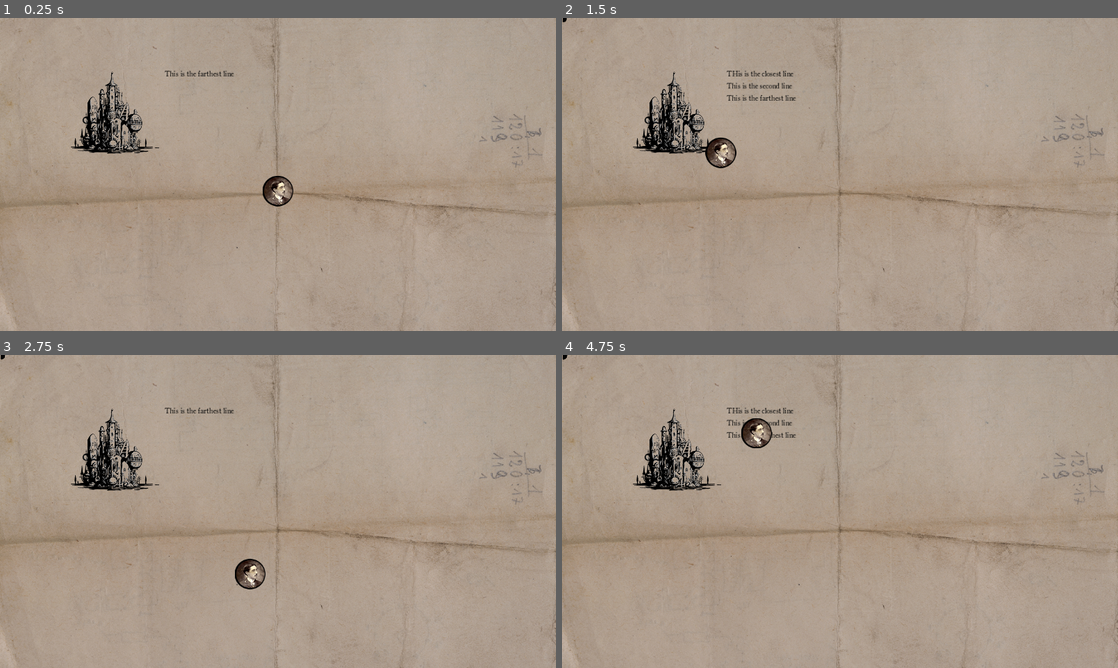
Above: before the commit, frames 1-4 (two rows, left to right).
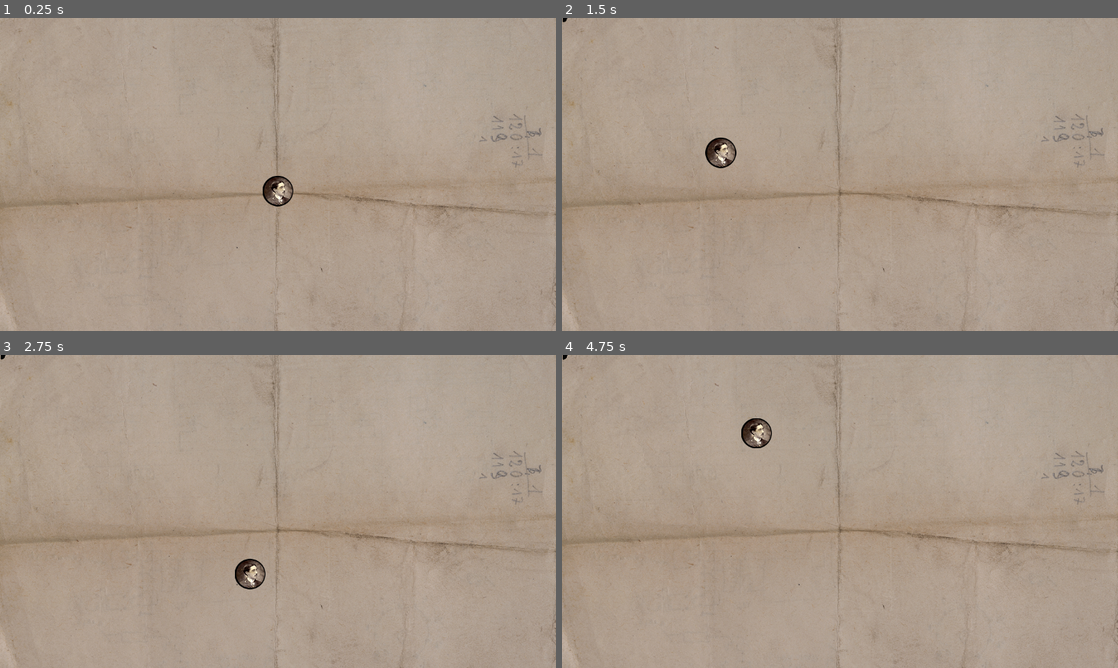
Above: after the commit, the same moments.

Repository: TicklesTheBrain/CardBuilder
Game: Godot game, scene res://scenes/map.tscn
Same seed, same stepped clock (60 frames per second), same inputs: the game is played once before the commit and once after it. This scene is started directly instead of the project's main scene.
Inputs (mouse positions are in pixels of both pictures, inside the frame that each line leads up to):
- Up to frame 1 (0.25 s): no input
- Up to frame 2 (1.5 s): tap Enter (endTravel) at 0.5 s; drag from (840, 190) to (673, 111) at 0.52 s; tap Space at 1.25 s; drag from (673, 111) to (812, 237) at 1.27 s
- Up to frame 3 (2.75 s): tap Enter (endTravel) at 2 s; move the mouse to (333, 442) at 2.02 s; hold Enter (endTravel) from 2.03 s (still down); click (333, 442) at 2.17 s
- Up to frame 4 (4.75 s): release Enter (endTravel) at 2.75 s; tap Space at 2.75, 4.25 s; drag from (812, 574) to (673, 464) at 2.77 s; tap Enter (endTravel) at 3.5 s; move the mouse to (1006, 558) at 3.52 s; hold Enter (endTravel) 3.53-4.25 s; click (1006, 558) at 3.67 s; drag from (673, 464) to (756, 433) at 4.27 s

The runs differ from the first frame. In frame 1, 1.5% of the frame differs, in the area x 12-43%, y 16-44%; in frame 2, 1.7%, in the area x 0-43%, y 0-44%; in frame 3, 1.5%; in frame 4, 1.6%.
Error before the commit: Invalid access of index '0' on a base object of type: 'PackedVector2Array'. (res://interfaceStuff/lineDrawer.gd:14)
Error after the commit: Invalid access to property or key 'finished' on a base object of type 'Node2D (MultilineDrawer)'. (res://mapStuff/map_scene.gd:55)

Commit message:
working on structure setup

Diff:
--- a/events.gd
+++ b/events.gd
@@ -8,3 +8,5 @@
 signal gameStateChange()
 signal newTopMessageRequested(messageText: String)
 signal hideTopMessages()
+signal textChoiceClicked(textLabel: Label)
+signal nextStep(step: StructureStep)
--- a/main.gd
+++ b/main.gd
@@ -6,25 +6,59 @@
 
 @export var gamePacked: PackedScene
 @export var textScenePacked: PackedScene
+@export var mapScenePacked: PackedScene
+
+var currentStructure: Array[StructureStep] = []
+var activatedStep: StructureStep
 
 func _ready():
-    for step in structure:
+	currentStructure = structure.duplicate()
+	Events.nextStep.connect(receiveActivatedStep)
+	processStructure()
 
-        if step is MatchStep:
+func processStructure():
 
-            var newMatch = gamePacked.instantiate() as Game
-            newMatch.setupMatch(step)
-            newMatch.setupPlayer(player)
-            add_child(newMatch)
-            newMatch.startMatch()
-            await newMatch.complete
-            newMatch.queue_free()
+	if activatedStep != null:
+		var step = activatedStep
+		activatedStep = null
+		await processStep(step)
 
-        elif step is StepText:
+	elif currentStructure.size() > 0:
+		var step = currentStructure.pop_front()
+		await processStep(step)
 
-            var newText = textScenePacked.instantiate() as TextScene
-            newText.setup(step)
-            add_child(newText)
-            newText.showText()
-            await newText.complete
-            newText.queue_free()
+	if activatedStep != null or currentStructure.size() > 0:
+		processStructure()
+
+func receiveActivatedStep(step: StructureStep):
+	activatedStep = step
+
+func processStep(step: StructureStep):
+
+	if step is MatchStep:
+
+		var newMatch = gamePacked.instantiate() as Game
+		newMatch.setupMatch(step)
+		newMatch.setupPlayer(player)
+		add_child(newMatch)
+		newMatch.startMatch()
+		await newMatch.complete
+		newMatch.queue_free()
+
+	elif step is StepText:
+
+		var newText = textScenePacked.instantiate() as TextScene
+		newText.setup(step)
+		add_child(newText)
+		newText.showText()
+		await newText.complete
+		newText.queue_free()
+
+	elif step is MapStep:
+
+		var newMap = mapScenePacked.instantiate() as MapScene
+		newMap.setupMap(step)
+		add_child(newMap)
+		newMap.start()
+		await newMap.complete
+		newMap.queue_free()
--- a/mapStuff/map_scene.gd
+++ b/mapStuff/map_scene.gd
@@ -4,30 +4,46 @@
 @export var movablePawn: MapPawn
 @export var drawer: MultilineDrawer
 @export var pois: Array[MapPOI] = []
+@export var poiMarkersRoot: Node2D
+var myStep: MapStep
+
+signal finished()
 
 func _input(event):
 	if event.is_action_pressed("endTravel"):
 		drawTravelLine()
 
-func setupMap():
+func setupMap(mapStep: MapStep):
+	myStep = mapStep
 	var layerID = 2
-	for poi in pois:
+	var markerCounter = 0
+	for packedPoi in mapStep.mapPoiScenes:
+
+		var pos = poiMarkersRoot.get_child(markerCounter).position
+		markerCounter +=1
+
+		var poi = packedPoi.instantiate() as MapPOI
+		add_child(poi)
+		pois.push_back(poi)
+		poi.position = pos
 		poi.pawnEntered.connect(choiceIsMade.bind(poi))
 		poi.setCollisionLayer(layerID)
 		movablePawn.addNewRayCast(poi)
 		layerID += 1
-
-func _ready():
-	setupMap()
 
 func _process(_delta):
 	movablePawn.reportDistanceToPOIs()
 
 func choiceIsMade(whatPOI: MapPOI):
 	print('choice is made ', whatPOI)
-	drawTravelLine()
+	await drawTravelLine()
+
+	var choiceId = pois.find(whatPOI)
+	Events.nextStep.emit(myStep.resultSteps[choiceId])
+	finished.emit()
 
 func drawTravelLine():
+
 	print('end travel triggered')
 	var newLine = Line2D.new()
 	for vec in movablePawn.lines:
@@ -36,3 +52,4 @@
 	newLine.visible = false
 	drawer.lines.push_back(newLine)
 	drawer.startDraw()
+	await drawer.finished
--- /dev/null
+++ b/scenes/ChoiceTextOption.gd
@@ -0,0 +1,18 @@
+extends Label
+class_name ChoiceTextOption
+
+@export var mouseOverColor: Color
+@export var regularColor: Color
+
+func _gui_input(event):
+	# print('input event triggered', event)
+	if event is InputEventMouseButton and event.is_pressed():
+		Events.textChoiceClicked.emit(self)
+
+func _on_mouse_exited():
+	set("theme_override_colors/font_color", regularColor)
+
+
+
+func _on_mouse_entered():
+	set("theme_override_colors/font_color", mouseOverColor)
--- a/scenes/card.tscn
+++ b/scenes/card.tscn
@@ -1,16 +1,16 @@
 [gd_scene load_steps=16 format=3 uid="uid://d1lj52mw7mxay"]
 
-[ext_resource type="Script" path="res://interfaceStuff/cardDisplay.gd" id="1_lql06"]
-[ext_resource type="Script" path="res://interfaceStuff/cardDisplayBody.gd" id="2_b8cjq"]
-[ext_resource type="Texture2D" uid="uid://dubifh6y4x64n" path="res://assets/cardBacks/RedA.png" id="2_fj55x"]
-[ext_resource type="Texture2D" uid="uid://yjm7ihicna6h" path="res://assets/cardFrontBackground.png" id="2_tn07i"]
-[ext_resource type="Texture2D" uid="uid://d3folp8lwgh43" path="res://assets/cardBacks/RedB.png" id="3_trcic"]
-[ext_resource type="Texture2D" uid="uid://dwl1cp7bo0kfv" path="res://assets/cardBacks/RedC.png" id="4_m25as"]
-[ext_resource type="Texture2D" uid="uid://qdvhbpitgkht" path="res://assets/cardBacks/RedD.png" id="5_1je0t"]
-[ext_resource type="Texture2D" uid="uid://54woxe8d5xmh" path="res://assets/cardBacks/BlueA.png" id="6_pfduv"]
-[ext_resource type="Texture2D" uid="uid://b3h7ea8cdt5be" path="res://assets/cardBacks/BlueB.png" id="7_da838"]
-[ext_resource type="Texture2D" uid="uid://bla3ernwtj6x" path="res://assets/cardBacks/BlueC.png" id="8_uifly"]
-[ext_resource type="Texture2D" uid="uid://8xme0g568yvc" path="res://assets/cardBacks/BlueD.png" id="9_yf1aw"]
+[ext_resource type="Script" path="res://interfaceStuff/cardDisplay.gd" id="1_y50h6"]
+[ext_resource type="Texture2D" uid="uid://dubifh6y4x64n" path="res://assets/cardBacks/RedA.png" id="2_tun0c"]
+[ext_resource type="Texture2D" uid="uid://d3folp8lwgh43" path="res://assets/cardBacks/RedB.png" id="3_8rldm"]
+[ext_resource type="Texture2D" uid="uid://dwl1cp7bo0kfv" path="res://assets/cardBacks/RedC.png" id="4_fwbsk"]
+[ext_resource type="Texture2D" uid="uid://qdvhbpitgkht" path="res://assets/cardBacks/RedD.png" id="5_xjduq"]
+[ext_resource type="Texture2D" uid="uid://54woxe8d5xmh" path="res://assets/cardBacks/BlueA.png" id="6_ethuo"]
+[ext_resource type="Texture2D" uid="uid://b3h7ea8cdt5be" path="res://assets/cardBacks/BlueB.png" id="7_8jna1"]
+[ext_resource type="Texture2D" uid="uid://bla3ernwtj6x" path="res://assets/cardBacks/BlueC.png" id="8_jo8c6"]
+[ext_resource type="Texture2D" uid="uid://8xme0g568yvc" path="res://assets/cardBacks/BlueD.png" id="9_v0j7p"]
+[ext_resource type="Texture2D" uid="uid://yjm7ihicna6h" path="res://assets/cardFrontBackground.png" id="10_ccyml"]
+[ext_resource type="Script" path="res://interfaceStuff/cardDisplayBody.gd" id="11_d34wg"]
 
 [sub_resource type="StyleBoxFlat" id="StyleBoxFlat_ff4vj"]
 bg_color = Color(0, 0, 0, 0.482353)
--- a/scenes/main.tscn
+++ b/scenes/main.tscn
@@ -15,6 +15,8 @@
 script = ExtResource("7_5m8gi")
 listOfStrings = Array[String](["Hello.", "Take a seat.", "The game will begin shortly."])
 buttonWait = true
+isOption = Array[bool]([])
+optionOutcomes = Array[Resource("res://structurestuff/structureStep.gd")]([])
 
 [sub_resource type="Resource" id="Resource_7fusg"]
 script = ExtResource("2_hj1u8")
--- a/scenes/map.tscn
+++ b/scenes/map.tscn
@@ -1,25 +1,19 @@
-[gd_scene load_steps=11 format=3 uid="uid://1uvg5mnu5p6a"]
+[gd_scene load_steps=7 format=3 uid="uid://1uvg5mnu5p6a"]
 
 [ext_resource type="Texture2D" uid="uid://cmxughgxdma3o" path="res://assets/folded_paper.jpg" id="1_bufcv"]
 [ext_resource type="Script" path="res://mapStuff/map_scene.gd" id="1_w4d8i"]
 [ext_resource type="Texture2D" uid="uid://cahtf1jqffufe" path="res://assets/portraits/small/character_portrait_small.png" id="2_btead"]
 [ext_resource type="Script" path="res://mapStuff/MapPawn.gd" id="3_knjbm"]
-[ext_resource type="Texture2D" uid="uid://drh26vaqmng8n" path="res://assets/map_objects/POI1.png" id="3_sti20"]
-[ext_resource type="Script" path="res://mapStuff/mapPOI.gd" id="6_1dkrl"]
-[ext_resource type="FontFile" uid="uid://d3orine1p7k7d" path="res://fonts/OLDSH___.TTF" id="7_4dq0f"]
 [ext_resource type="PackedScene" uid="uid://060rnm2tqbqh" path="res://scenes/multiLineDrawer.tscn" id="8_b7dn0"]
 
 [sub_resource type="CircleShape2D" id="CircleShape2D_3a74q"]
 radius = 36.0
 
-[sub_resource type="RectangleShape2D" id="RectangleShape2D_iw8jb"]
-size = Vector2(217, 200)
-
-[node name="Map" type="Node2D" node_paths=PackedStringArray("movablePawn", "drawer", "pois")]
+[node name="Map" type="Node2D" node_paths=PackedStringArray("movablePawn", "drawer", "poiMarkersRoot")]
 script = ExtResource("1_w4d8i")
 movablePawn = NodePath("MovableThing")
 drawer = NodePath("MultiLineDrawer")
-pois = [NodePath("mapPOI")]
+poiMarkersRoot = NodePath("POI_positions")
 
 [node name="BackGround" type="Sprite2D" parent="."]
 position = Vector2(638, 392)
@@ -74,43 +68,19 @@
 position = Vector2(32, 32)
 shape = SubResource("CircleShape2D_3a74q")
 
-[node name="mapPOI" type="TextureRect" parent="." node_paths=PackedStringArray("collisionArea", "infoLineLabelProto")]
-offset_left = 163.0
-offset_top = 124.0
-offset_right = 367.385
-offset_bottom = 312.0
-mouse_filter = 2
-texture = ExtResource("3_sti20")
-expand_mode = 3
-stretch_mode = 5
-script = ExtResource("6_1dkrl")
-collisionArea = NodePath("poiCollision")
-infoThreshold = 100.0
-infoLines = Array[String](["THis is the closest line", "This is the second line", "This is the farthest line"])
-infoLineLabelProto = NodePath("InfoLines/Lines/SingleLine")
+[node name="POI_positions" type="Node2D" parent="."]
 
-[node name="poiCollision" type="Area2D" parent="mapPOI"]
+[node name="POI position" type="Marker2D" parent="POI_positions"]
+position = Vector2(122, 109)
 
-[node name="CollisionShape2D" type="CollisionShape2D" parent="mapPOI/poiCollision"]
-position = Vector2(98.5, 90)
-shape = SubResource("RectangleShape2D_iw8jb")
+[node name="POI position2" type="Marker2D" parent="POI_positions"]
+position = Vector2(894, 104)
 
-[node name="InfoLines" type="Node2D" parent="mapPOI"]
-position = Vector2(216, -9)
-metadata/_edit_group_ = true
+[node name="POI position3" type="Marker2D" parent="POI_positions"]
+position = Vector2(115, 528)
 
-[node name="Lines" type="VBoxContainer" parent="mapPOI/InfoLines"]
-offset_right = 40.0
-offset_bottom = 40.0
-
-[node name="SingleLine" type="Label" parent="mapPOI/InfoLines/Lines"]
-visible = false
-layout_mode = 2
-theme_override_colors/font_color = Color(0, 0, 0, 1)
-theme_override_fonts/font = ExtResource("7_4dq0f")
-theme_override_font_sizes/font_size = 16
-text = "This is an ominous looking place"
+[node name="POI position4" type="Marker2D" parent="POI_positions"]
+position = Vector2(792, 526)
 
 [connection signal="mouse_entered" from="MovableThing/Collision" to="MovableThing" method="maskMouseEntered"]
 [connection signal="mouse_exited" from="MovableThing/Collision" to="MovableThing" method="maskMouseExited"]
-[connection signal="area_entered" from="mapPOI/poiCollision" to="mapPOI" method="_on_poi_collision_area_entered"]
--- /dev/null
+++ b/scenes/map_poi.tscn
@@ -0,0 +1,44 @@
+[gd_scene load_steps=5 format=3 uid="uid://cuc4k85k1p8r6"]
+
+[ext_resource type="Texture2D" uid="uid://drh26vaqmng8n" path="res://assets/map_objects/POI1.png" id="1_y3plt"]
+[ext_resource type="Script" path="res://mapStuff/mapPOI.gd" id="2_xw1r6"]
+[ext_resource type="FontFile" uid="uid://d3orine1p7k7d" path="res://fonts/OLDSH___.TTF" id="3_76ppl"]
+
+[sub_resource type="RectangleShape2D" id="RectangleShape2D_iw8jb"]
+size = Vector2(217, 200)
+
+[node name="mapPOI" type="TextureRect" node_paths=PackedStringArray("infoLineLabelProto")]
+offset_right = 204.385
+offset_bottom = 188.0
+mouse_filter = 2
+texture = ExtResource("1_y3plt")
+expand_mode = 3
+stretch_mode = 5
+script = ExtResource("2_xw1r6")
+infoThreshold = 100.0
+infoLines = Array[String](["THis is the closest line", "This is the second line", "This is the farthest line"])
+infoLineLabelProto = NodePath("InfoLines/Lines/SingleLine")
+
+[node name="poiCollision" type="Area2D" parent="."]
+
+[node name="CollisionShape2D" type="CollisionShape2D" parent="poiCollision"]
+position = Vector2(98.5, 90)
+shape = SubResource("RectangleShape2D_iw8jb")
+
+[node name="InfoLines" type="Node2D" parent="."]
+position = Vector2(216, -9)
+metadata/_edit_group_ = true
+
+[node name="Lines" type="VBoxContainer" parent="InfoLines"]
+offset_right = 40.0
+offset_bottom = 40.0
+
+[node name="SingleLine" type="Label" parent="InfoLines/Lines"]
+visible = false
+layout_mode = 2
+theme_override_colors/font_color = Color(0, 0, 0, 1)
+theme_override_fonts/font = ExtResource("3_76ppl")
+theme_override_font_sizes/font_size = 16
+text = "This is an ominous looking place"
+
+[connection signal="area_entered" from="poiCollision" to="." method="_on_poi_collision_area_entered"]
--- a/scenes/text_scene.tscn
+++ b/scenes/text_scene.tscn
@@ -1,9 +1,10 @@
-[gd_scene load_steps=9 format=3 uid="uid://dw3fiwvuh6i8b"]
+[gd_scene load_steps=10 format=3 uid="uid://dw3fiwvuh6i8b"]
 
 [ext_resource type="Script" path="res://text_scene.gd" id="1_2k2yu"]
 [ext_resource type="Texture2D" uid="uid://csjrrj0jpr55y" path="res://assets/paper_background.png" id="2_jwqfj"]
 [ext_resource type="FontFile" uid="uid://bokge8vr1onw8" path="res://fonts/Rasa-Regular.ttf" id="3_om6l0"]
 [ext_resource type="FontFile" uid="uid://d3orine1p7k7d" path="res://fonts/OLDSH___.TTF" id="4_8tc8h"]
+[ext_resource type="Script" path="res://scenes/ChoiceTextOption.gd" id="4_ec32d"]
 
 [sub_resource type="StyleBoxFlat" id="StyleBoxFlat_4t151"]
 bg_color = Color(0.6, 0.6, 0.6, 0)
@@ -51,11 +52,13 @@
 Button/styles/normal = SubResource("StyleBoxFlat_fmeb8")
 Button/styles/pressed = SubResource("StyleBoxFlat_jb02b")
 
-[node name="text_scene" type="Node2D" node_paths=PackedStringArray("labelProto", "okButton")]
+[node name="text_scene" type="Node2D" node_paths=PackedStringArray("labelProto", "choiceLabelProto", "okButton", "labelRootContainer")]
 script = ExtResource("1_2k2yu")
-labelProto = NodePath("MarginContainer/CenterContainer/VBoxContainer/Label")
+labelProto = NodePath("MarginContainer/CenterContainer/VBoxContainer/NonChoiceLine")
+choiceLabelProto = NodePath("MarginContainer/CenterContainer/VBoxContainer/ChoiceLabelProto")
 okButton = NodePath("OkBUtton")
 labelAppearTime = 0.5
+labelRootContainer = NodePath("MarginContainer/CenterContainer/VBoxContainer")
 
 [node name="ColorRect" type="ColorRect" parent="."]
 offset_right = 1286.0
@@ -86,7 +89,7 @@
 [node name="VBoxContainer" type="VBoxContainer" parent="MarginContainer/CenterContainer"]
 layout_mode = 2
 
-[node name="Label" type="Label" parent="MarginContainer/CenterContainer/VBoxContainer"]
+[node name="NonChoiceLine" type="Label" parent="MarginContainer/CenterContainer/VBoxContainer"]
 visible = false
 layout_mode = 2
 theme_override_colors/font_color = Color(0, 0, 0, 1)
@@ -98,6 +101,17 @@
 
 The game will start in a moment."
 
+[node name="ChoiceLabelProto" type="Label" parent="MarginContainer/CenterContainer/VBoxContainer"]
+layout_mode = 2
+mouse_filter = 1
+theme_override_colors/font_color = Color(0, 0, 0, 1)
+theme_override_fonts/font = ExtResource("3_om6l0")
+theme_override_font_sizes/font_size = 32
+text = "This is a choice"
+script = ExtResource("4_ec32d")
+mouseOverColor = Color(0, 0, 0.917647, 1)
+regularColor = Color(0.337255, 0.337255, 0.337255, 1)
+
 [node name="OkBUtton" type="Button" parent="."]
 offset_left = 965.0
 offset_top = 641.0
@@ -106,4 +120,6 @@
 theme = SubResource("Theme_i6vjc")
 text = "Continue"
 
+[connection signal="mouse_entered" from="MarginContainer/CenterContainer/VBoxContainer/ChoiceLabelProto" to="MarginContainer/CenterContainer/VBoxContainer/ChoiceLabelProto" method="_on_mouse_entered"]
+[connection signal="mouse_exited" from="MarginContainer/CenterContainer/VBoxContainer/ChoiceLabelProto" to="MarginContainer/CenterContainer/VBoxContainer/ChoiceLabelProto" method="_on_mouse_exited"]
 [connection signal="pressed" from="OkBUtton" to="." method="announceComplete"]
--- a/structurestuff/StepText.gd
+++ b/structurestuff/StepText.gd
@@ -3,3 +3,15 @@
 
 @export var listOfStrings: Array[String] = []
 @export var buttonWait: bool = true
+@export var isOption: Array[bool] = []
+@export var optionOutcomes: Array[StructureStep] = []
+
+func checkIsOption(idx: int):
+    if isOption.size()-1 >= idx:
+        return false
+    else:
+        return isOption[idx]
+
+func getOutcome(optionChosen: int) -> StructureStep:
+    var outcomeNo = isOption.slice(0, optionChosen+1).count(true)
+    return optionOutcomes[outcomeNo-1]
--- /dev/null
+++ b/structurestuff/mapStep.gd
@@ -0,0 +1,5 @@
+extends StructureStep
+class_name MapStep
+
+@export var mapPoiScenes: Array[PackedScene] = []
+@export var resultSteps: Array[StructureStep]
--- a/structurestuff/structureStep.gd
+++ b/structurestuff/structureStep.gd
@@ -1,2 +1,4 @@
 extends Resource
 class_name StructureStep
+
+@export var postStepReward: CardEffect
--- a/text_scene.gd
+++ b/text_scene.gd
@@ -2,17 +2,33 @@
 class_name TextScene
 
 @export var labelProto: Label
+@export var choiceLabelProto: ChoiceTextOption
 @export var okButton: Button
 @export var labelAppearTime: float
+@export var labelRootContainer: Container
 
+var myStep: StepText
 var stringLabels: Array[Label] = []
 var showButton = false
+
 signal complete()
 
+
 func setup(step: StepText):
-	for string in step.listOfStrings:
-		var newLabel = labelProto.duplicate()
-		labelProto.get_parent().add_child(newLabel)
+
+	myStep = step
+
+	for i in range(step.listOfStrings.size()):
+		var string = step.listOfStrings[i]
+		var newLabel
+
+		if step.checkIsOption(i):
+			newLabel = choiceLabelProto.duplicate()
+			choiceLabelProto.get_parent().add_child(newLabel)
+		else:
+			newLabel = labelProto.duplicate()
+			labelProto.get_parent().add_child(newLabel)
+
 		newLabel.visible = true
 		newLabel.self_modulate = Color.TRANSPARENT
 		newLabel.text = string
@@ -20,6 +36,10 @@
 
 	showButton = step.buttonWait
 	okButton.visible = false
+
+	Events.textChoiceClicked.connect(processTextOptionClicked)
+	labelProto.queue_free()
+	choiceLabelProto.queue_free()
 
 func showText():
 	for label in stringLabels:
@@ -34,3 +54,7 @@
 
 func announceComplete():
 	complete.emit()
+
+func processTextOptionClicked(label: Label):
+	var optionNumber = labelRootContainer.get_children().find(label)
+	Events.nextStep.emit(myStep.getOutcome(optionNumber))
Not shown: 2 places in scenes/card.tscn that only renumber resources
Not shown: 3 places in scenes/line_drawer.tscn that only renumber resources
Not shown: 6 places in scenes/pocket.tscn that only renumber resources
Not shown: 4 places in scenes/top_message.tscn that only renumber resources
